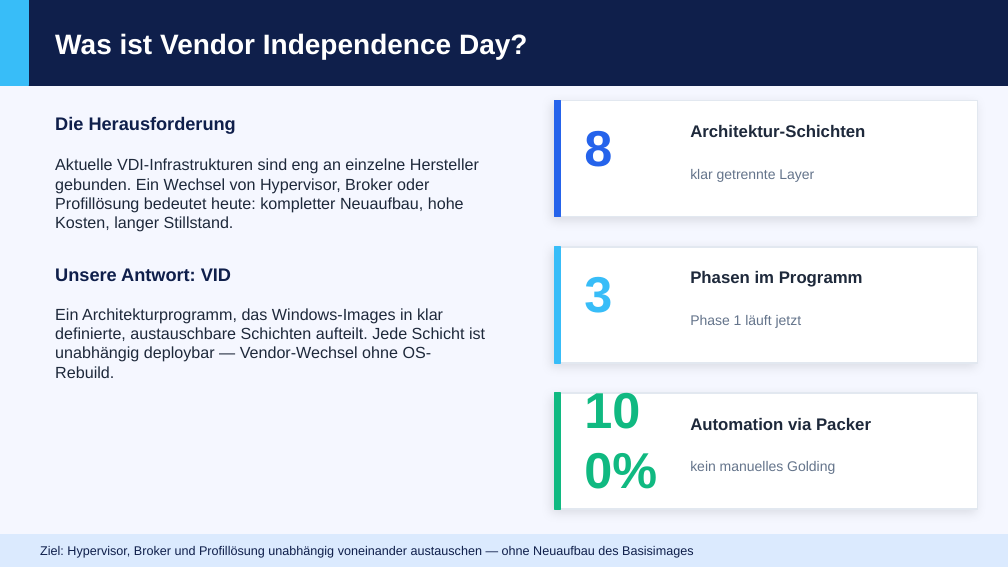
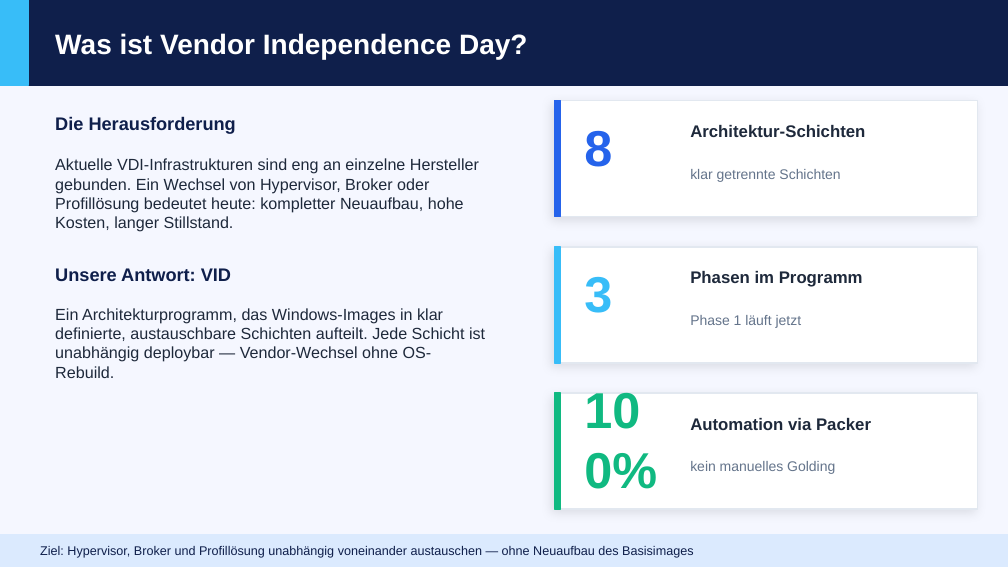
Before and after one commit to cyberms/VID, a slide deck: slide 2 of VID-Management-Praesentation-Phase1.pptx. Drawn at 1008x567 pixels with LibreOffice and Linux fonts; fonts in the diff are those of the drawing. Boxes give left, top, right and bottom in pixels: in the first picture for what was removed or moved away, otherwise in the second. Text is boxed around its words. In the diff, an @@ line names an element or a change of style, - is before the commit and + after.

```diff
--- a/VID-Management-Praesentation-Phase1.pptx
+++ b/VID-Management-Praesentation-Phase1.pptx
@@ text at box(690, 169, 840, 182): text changed @@
-klar getrennte Layer
+klar getrennte Schichten
```
Also in this commit, not shown: 6 other slides changed, 2 other files.
